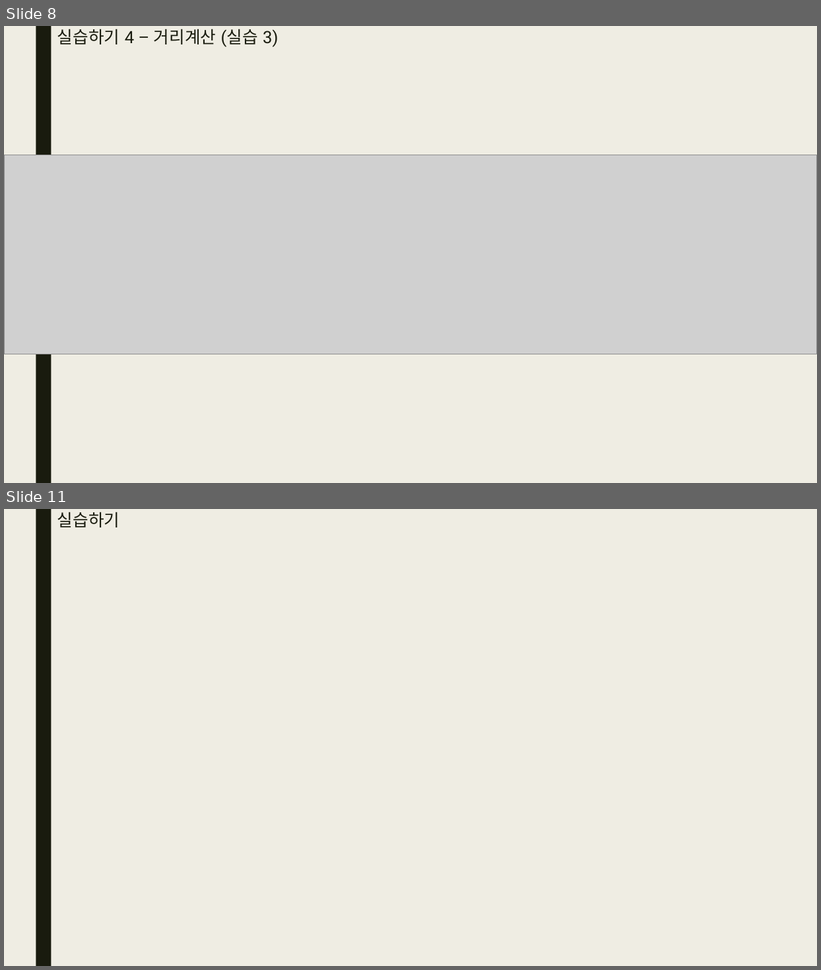
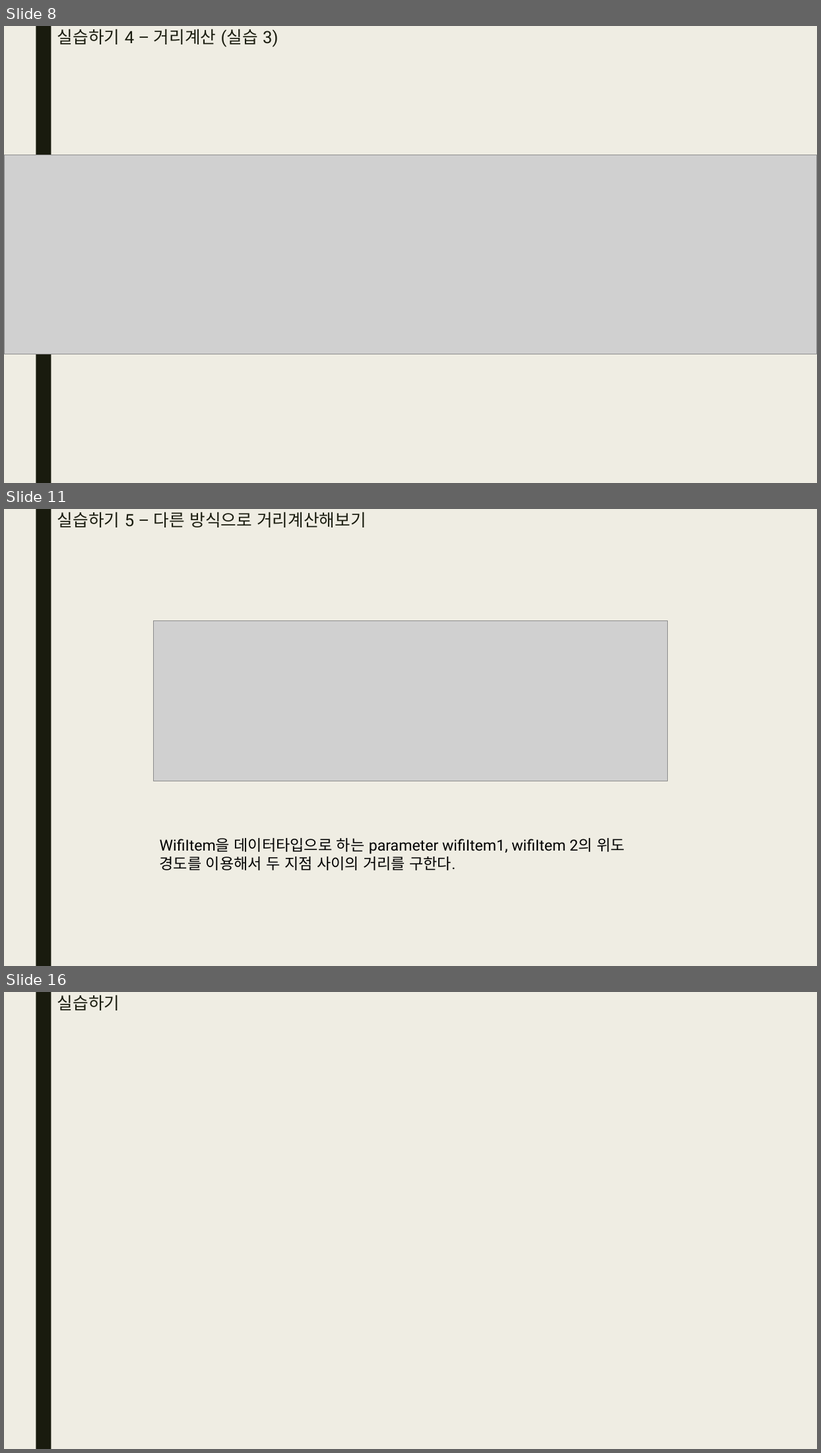
Before and after one commit to bino0130/kopo-java, a slide deck: 자바심화 과제/20230425 자바심화 과제 남정현.pptx. Shown one above the other, each under a label of ours: slides 8 and 11 before the commit, slides 8, 11 and 16 after it; the slides between them are not shown. The pictures are 821x970 and 821x1453 pixels, drawn with LibreOffice and Linux fonts; fonts in the diff are those of the drawing; grey boxes stand for pictures. Boxes give left, top, right and bottom in pixels: in the first picture for what was removed or moved away, otherwise in the second. Text is boxed around its words. In the diff, an @@ line names an element or a change of style, - is before the commit and + after.

```diff
--- a/자바심화 과제/20230425 자바심화 과제 남정현.pptx
+++ b/자바심화 과제/20230425 자바심화 과제 남정현.pptx
@@ slide 11 added at (4, 509, 817, 966), background #EFEDE3; not listed: 1 template element that a slide beside it also shows @@
@@ title added at (57, 512, 366, 527), 20 pt, text #191B0E @@
+실습하기 5 – 다른 방식으로 거리계산해보기
@@ picture added at (153, 621, 668, 782) @@
@@ text added at (160, 838, 625, 871), 18 pt, text #000000 @@
+WifiItem을 데이터타입으로 하는 parameter wifiItem1, wifiItem 2의 위도 경도를 이용해서 두 지점 사이의 거리를 구한다.
@@ what was slide 11 is now slide 16 @@
```
Also in this commit, not shown: 2 slides changed, 4 other slides added.
